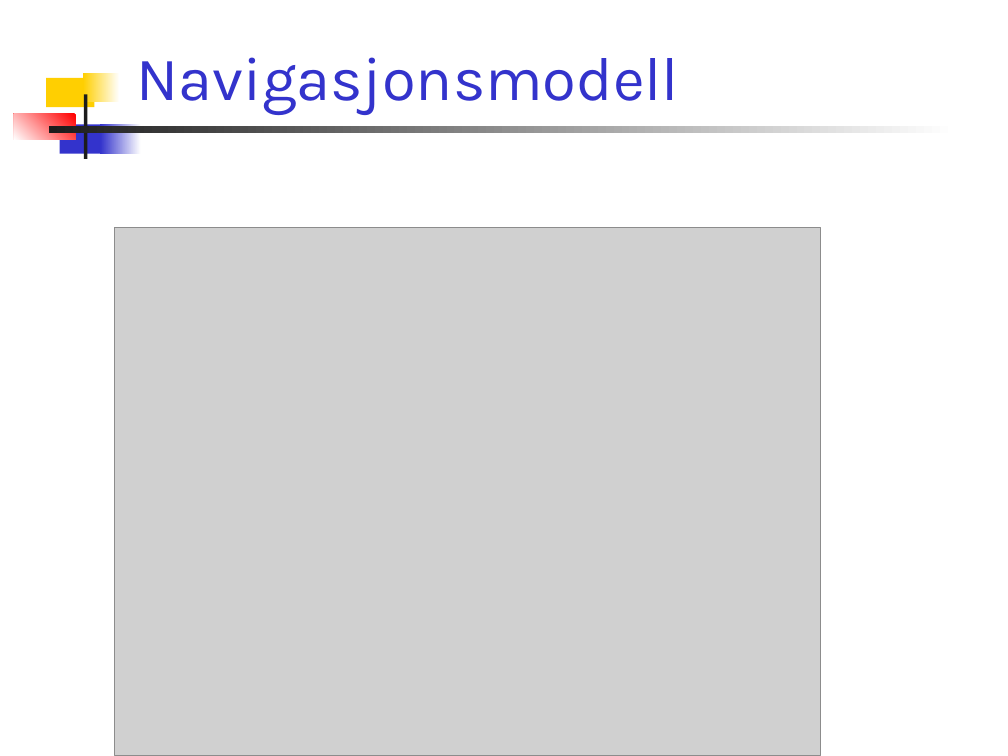
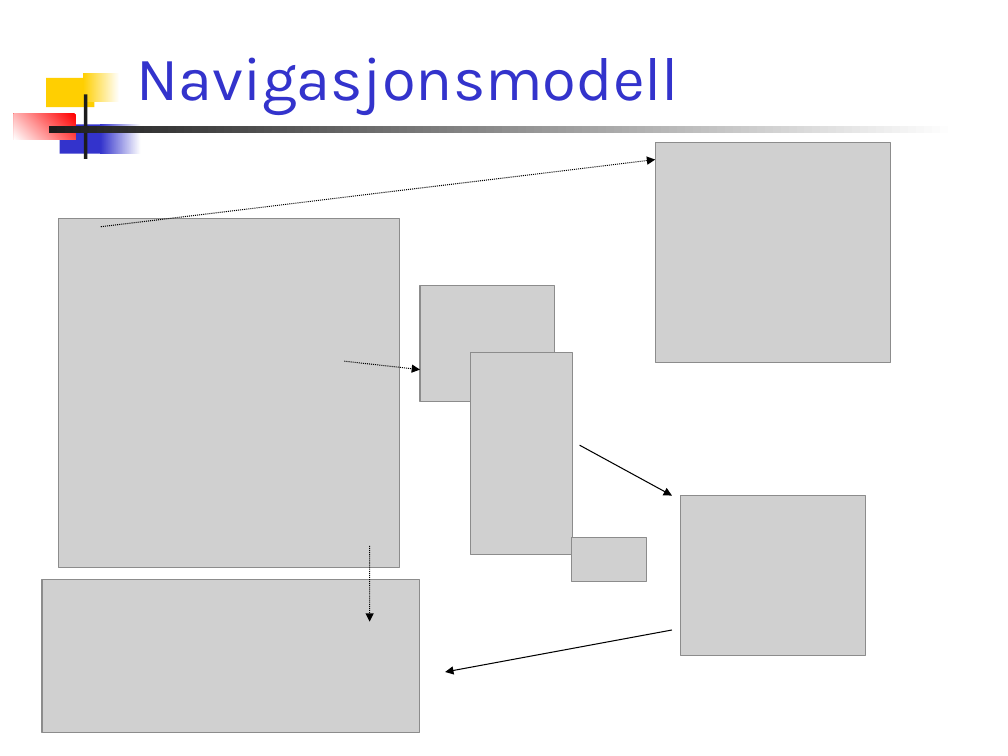
Before and after one commit to chucker/AnkhSVN, a slide deck: slide 11 of doc/powerpoint/Subversion_addin_for_VS.NET.ppt (slide 10 before the commit). Drawn at 1008x756 pixels with LibreOffice and Linux fonts; fonts in the diff are those of the drawing; grey boxes stand for pictures. Boxes give left, top, right and bottom in pixels: in the first picture for what was removed or moved away, otherwise in the second. Text is boxed around its words. In the diff, an @@ line names an element or a change of style, - is before the commit and + after.

```diff
--- a/doc/powerpoint/Subversion_addin_for_VS.NET.ppt
+++ b/doc/powerpoint/Subversion_addin_for_VS.NET.ppt
@@ picture added at [655,143,890,363] @@
@@ arrow added from (101, 227) to (655, 159), #000000 0.74 pt dashed @@
@@ picture added at [58,219,399,568] @@
@@ picture added at [420,285,554,401] @@
@@ picture: place and size @@
-picture at [115,228,821,756]
+picture at [471,353,573,554]
@@ arrow added from (345, 361) to (420, 370), #000000 0.74 pt dashed @@
@@ arrow added from (580, 446) to (672, 496), #000000 0.74 pt @@
@@ picture added at [680,496,865,656] @@
@@ picture added at [572,537,647,581] @@
@@ arrow added from (370, 546) to (370, 622), #000000 0.74 pt dashed @@
@@ picture added at [42,580,420,732] @@
@@ arrow added from (672, 630) to (446, 672), #000000 0.74 pt @@
```
Also in this commit, not shown: 17 other slides changed, 1 slide added.
